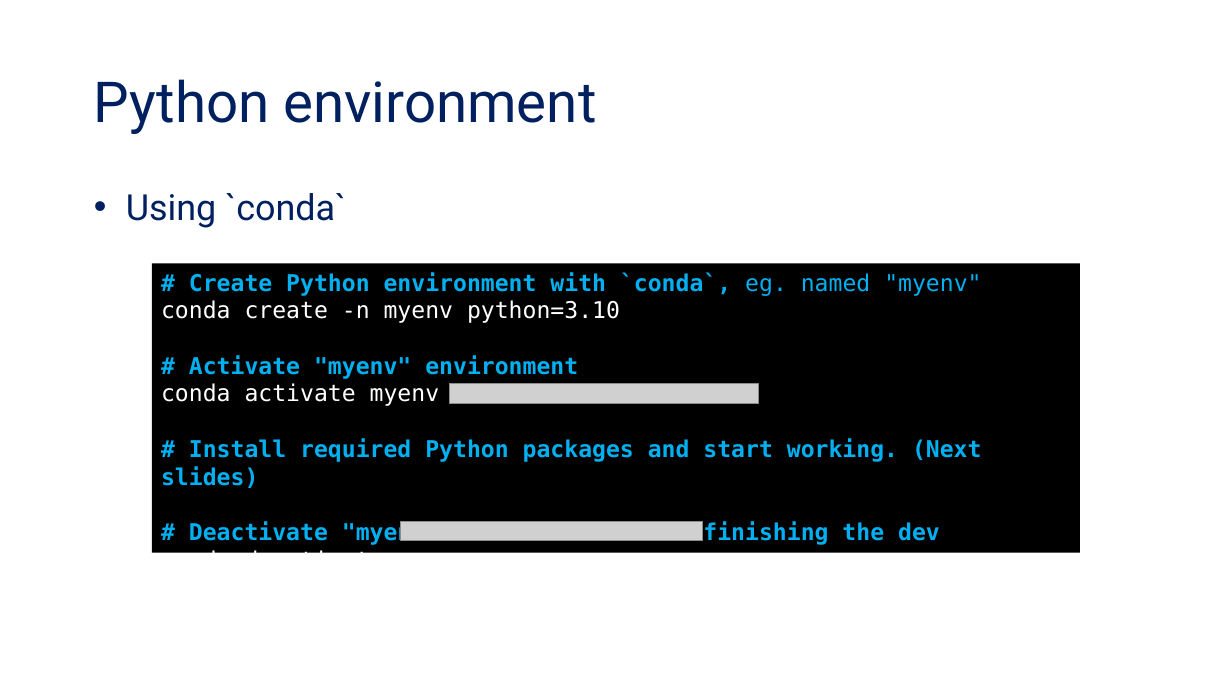
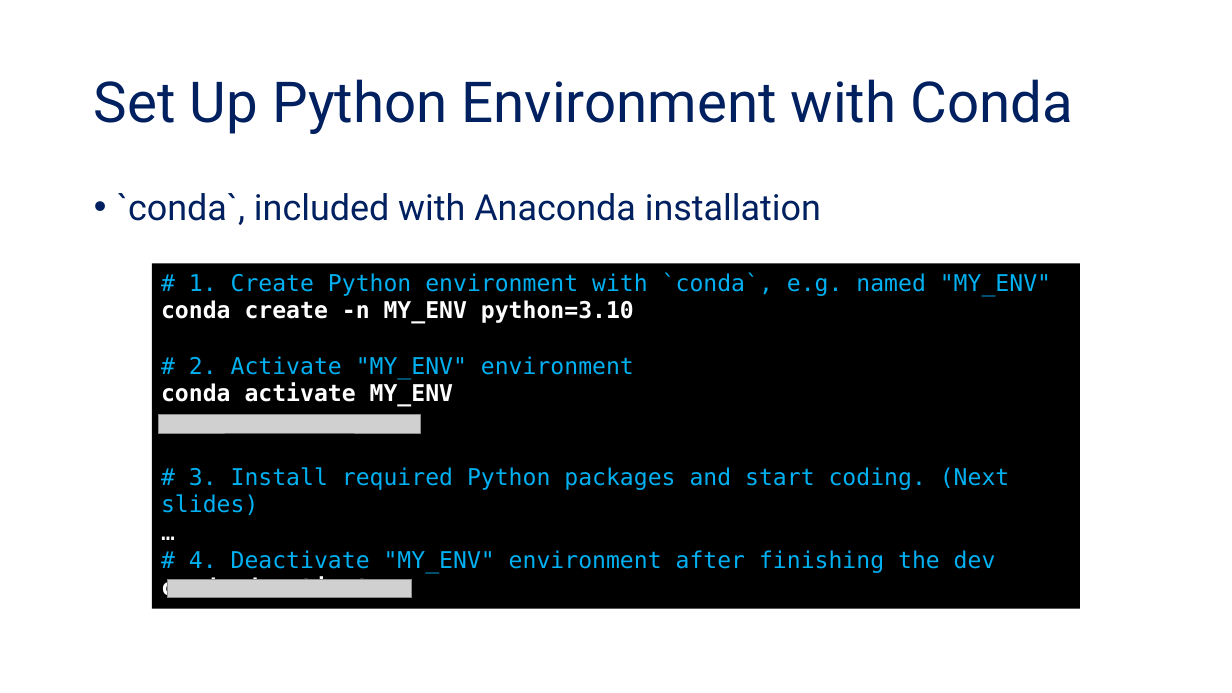
Before and after one commit to tanquangduong/transformer-pt, a slide deck: slide 25 of presentation/Transformer_Udemy/Udemy_P1_Software Prerequisites for Python Project.pptx (slide 19 before the commit). Drawn at 1232x693 pixels with LibreOffice and Linux fonts; fonts in the diff are those of the drawing; grey boxes stand for pictures. Boxes give left, top, right and bottom in pixels: in the first picture for what was removed or moved away, otherwise in the second. Text is boxed around its words. In the diff, an @@ line names an element or a change of style, - is before the commit and + after.

```diff
--- a/presentation/Transformer_Udemy/Udemy_P1_Software Prerequisites for Python Project.pptx
+++ b/presentation/Transformer_Udemy/Udemy_P1_Software Prerequisites for Python Project.pptx
@@ title at box(94, 79, 1072, 134): text changed @@
-Python environment
+Set Up Python Environment with Conda
@@ text at box(117, 193, 821, 225): text changed @@
-• Using `conda`
+• `conda`, included with Anaconda installation
@@ rectangle "# 1. Create Python environment ...": place and size @@
-rectangle "# 1. Create Python environment ..." at box(152, 263, 1080, 553)
+rectangle "# 1. Create Python environment ..." at box(152, 263, 1080, 609)
@@ text in rectangle at box(161, 272, 1051, 574): text changed; bold off @@
-# Create Python environment with `conda`, eg. named "myenv"
-conda create -n myenv python=3.10
-# Activate "myenv" environment
-conda activate myenv
-# Install required Python packages and start working. (Next slides)
-# Deactivate "myenv" environment after finishing the dev
+# 1. Create Python environment with `conda`, e.g. named "MY_ENV"
+conda create -n MY_ENV python=3.10
+# 2. Activate "MY_ENV" environment
+conda activate MY_ENV
+# 3. Install required Python packages and start coding. (Next slides)
+…
+# 4. Deactivate "MY_ENV" environment after finishing the dev
@@ picture removed at box(449, 384, 758, 404) @@
@@ picture added at box(159, 415, 421, 433) @@
@@ picture removed at box(401, 521, 702, 541) @@
@@ text in rectangle at box(161, 577, 384, 602): bold on in "conda deactivate" @@
@@ picture added at box(167, 579, 412, 598) @@
```
Also in this commit, not shown: 16 other slides changed, 6 slides added, 25 other files.
